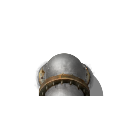
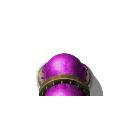
Layered file, before and after one edit (128x128). Changes by layer:
pixels changed over [42, 53, 87, 96] (layer not identified)
